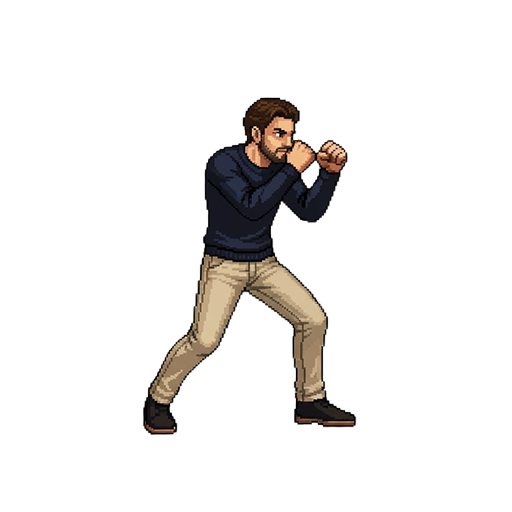
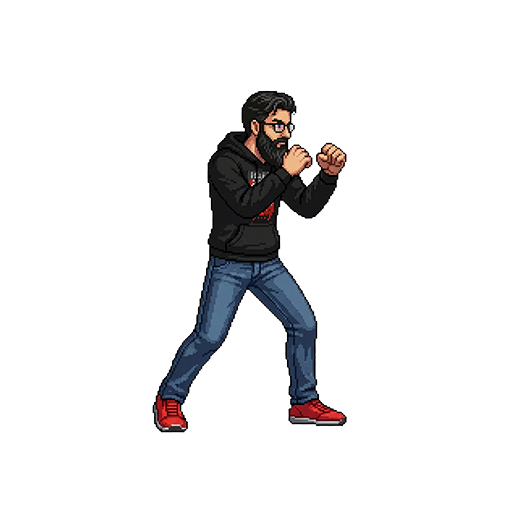
The second 512 × 512 image is a revision of the first. Changes to its layers:
added group "Antonino" with 1 layers above "TOMMASO" over [152, 90, 347, 433]
added layer "antonino" in group "Antonino" over [152, 90, 347, 433]
hid group "TOMMASO" (1 layers) over [142, 97, 357, 435]
